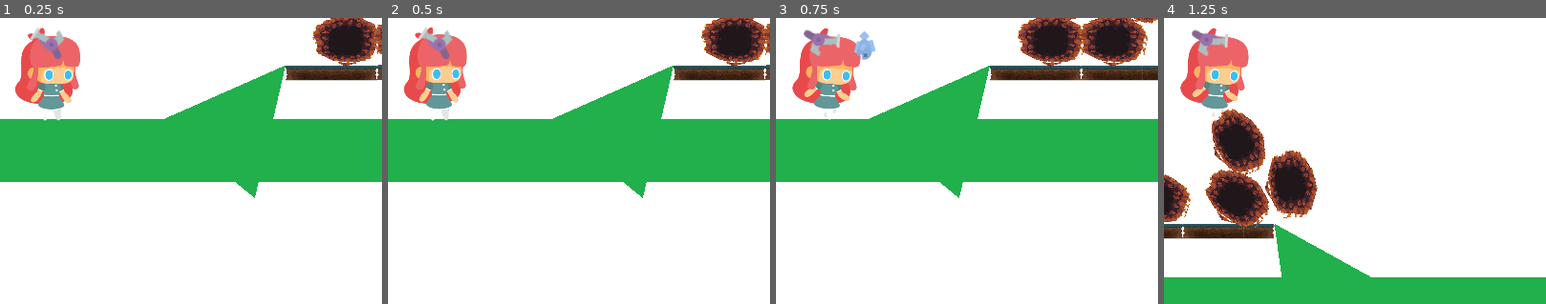
Above: before the commit, frames 1-4 (left to right).
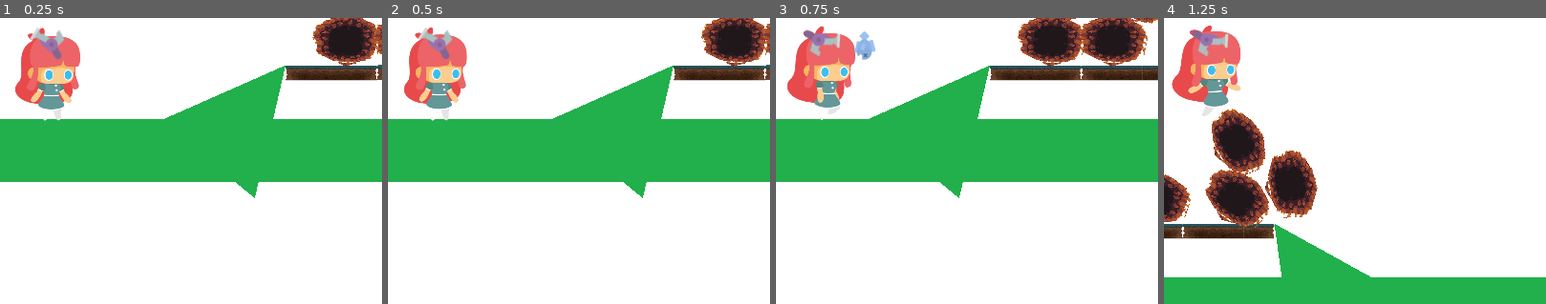
Above: after the commit, the same moments.

Repository: beluamat29/entregas-ipv-amat-maria-belen
Game: Godot game, scene res://Main.tscn
Same seed, same stepped clock (60 frames per second), same inputs: the game is played once before the commit and once after it.
Inputs (mouse positions are % of the whole screen's width and height, from its top left):
- Up to frame 1 (0.25 s): no input
- Up to frame 2 (0.5 s): no input
- Up to frame 3 (0.75 s): move the mouse to (72, 45) at 0.52 s; hold D (move_right) from 0.53 s (still down); click (72, 45) at 0.6 s
- Up to frame 4 (1.25 s): keep holding D (move_right); tap Space (jump) at 0.77 s
The pictures show only the part of the screen within x 44-94%, y 40-90%; the shares and areas given below are measured in that part.

Frames 1-2 are identical in both runs. In frame 3, 1.8% of the frame differs, in the area x 2-23%, y 2-36%; in frame 4, 2.3%, in the area x 2-23%, y 2-35%.

Commit message:
canon se gira con el player

Diff:
--- a/entregas/entrega-6-amat-maria-belen/src/entities/player/Player.gd
+++ b/entregas/entrega-6-amat-maria-belen/src/entities/player/Player.gd
@@ -19,6 +19,7 @@
 var snap_vector:Vector2 = SNAP_DIRECTION * SNAP_LENGHT
 
 onready var animation_player:AnimationPlayer = $AnimationPlayer
+onready var body:Sprite = $Body
 
 func _ready() -> void:
 	initialize()
@@ -30,7 +31,6 @@
 
 
 func _process_input() -> void:
-	_play_animation("idle")
 	# Cannon fire
 	if Input.is_action_just_pressed("fire_cannon"):
 		if projectile_container == null:
@@ -50,8 +50,19 @@
 	else:
 		velocity.x = lerp(velocity.x, 0, FRICTION_WEIGHT) if abs(velocity.x) > 1 else 0
 
-	if(velocity.x > 0):
+	if(velocity.x != 0):
 		_play_animation("walk")
+	else:
+		print(velocity.x)
+		_play_animation("idle")
+
+	if h_movement_direction == 1:
+		body.flip_h = false
+		cannon.position.x = 0
+
+	elif h_movement_direction == -1:
+		body.flip_h = true
+		cannon.position.x = 30
 
 	var mouse_position:Vector2 = get_global_mouse_position()
 	cannon.look_at(mouse_position)
--- a/entregas/entrega-6-amat-maria-belen/src/entities/player/Player.tscn
+++ b/entregas/entrega-6-amat-maria-belen/src/entities/player/Player.tscn
@@ -47,7 +47,7 @@
 resource_name = "walk"
 length = 0.98
 loop = true
-step = 0.041
+step = 0.048
 tracks/0/type = "value"
 tracks/0/path = NodePath("Body:frame")
 tracks/0/interp = 1
